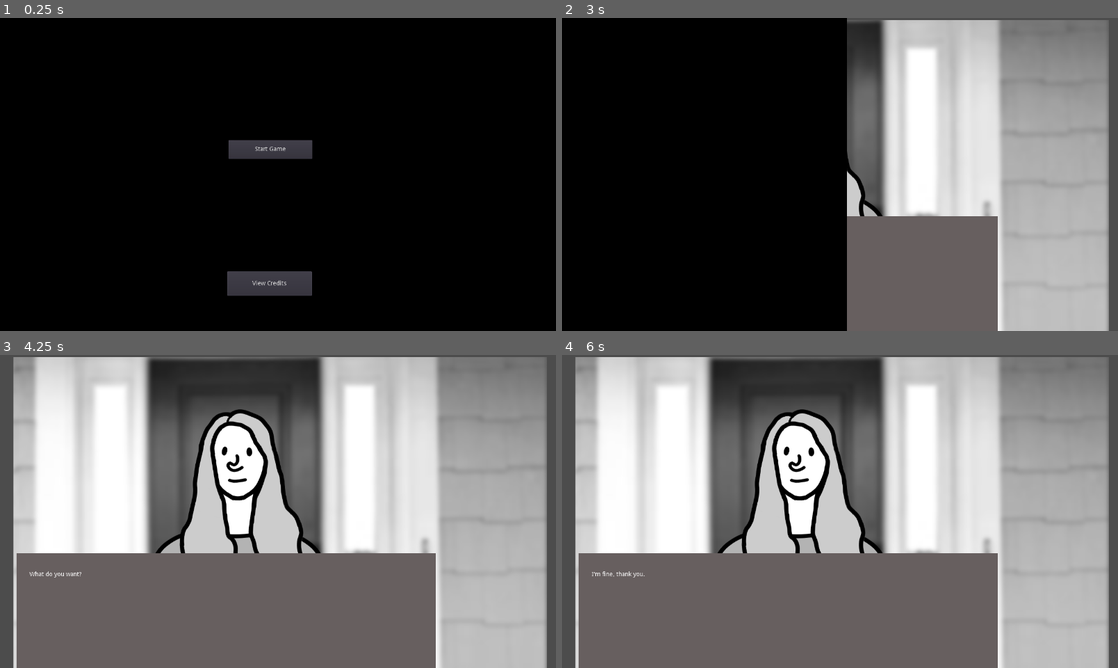
Above: before the commit, frames 1-4 (two rows, left to right).
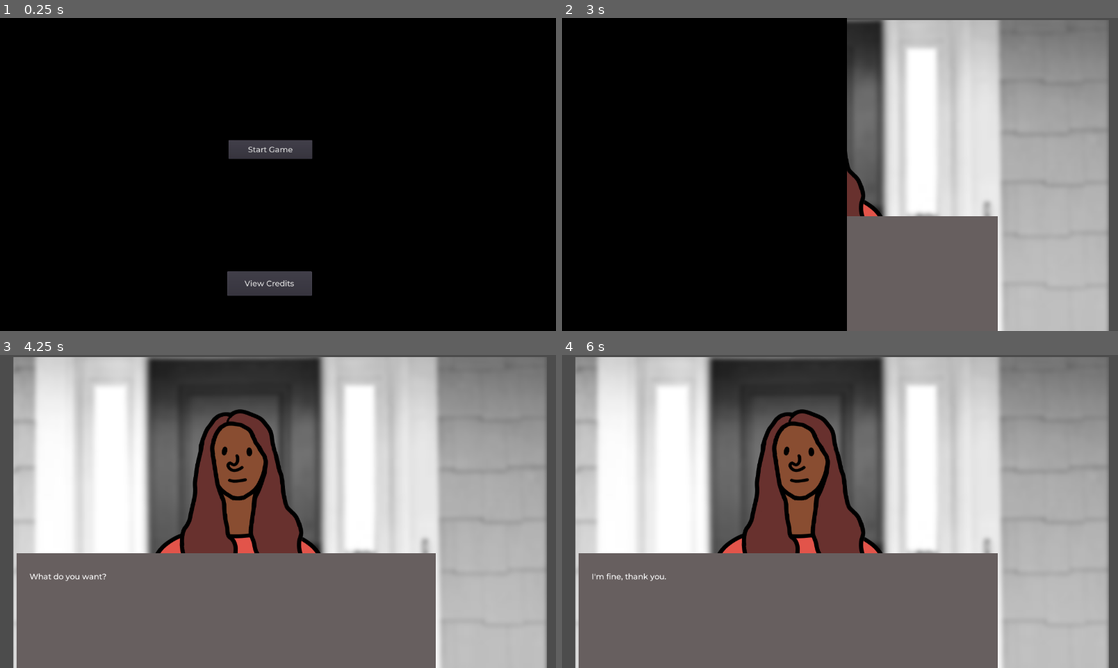
Above: after the commit, the same moments.

Repository: Feketelo/DycerLyfe-International-RenPy-
Game: Godot game, scene res://DycerLyfe.tscn
The game is run twice, just before and just after one commit, with the same random seed, the same clock (stepped at 60 frames per second) and the same inputs.
Inputs:
- Up to frame 1 (0.25 s): no input
- Up to frame 2 (3 s): click "Start Game" at 0.5 s; tap Enter (ui_accept) at 1.25, 1.52, 2, 2.27 s
- Up to frame 3 (4.25 s): tap Enter (ui_accept) at 3.77 s
- Up to frame 4 (6 s): tap Enter (ui_accept) at 4.25, 4.52, 5.75 s; click "Hello, how are you this eveni…" at 5 s

The runs differ from the first frame. In frame 1, 0.2% of the frame differs, in the area x 44-53%, y 41-86%; in frame 2, 0.4%; in frame 3, 6.1%, in the area x 5-57%, y 18-73%; in frame 4, 6.1%.

Commit message:
add random character portraits

Diff:
--- a/Controller.gd
+++ b/Controller.gd
@@ -15,6 +15,24 @@
 var points = 0
 var success_chance
 
+var characters = [
+	"res://Images/Customer_Models/Customer_Male_03b.png",
+	"res://Images/Customer_Models/Customer_Male_03a.png",
+	"res://Images/Customer_Models/Customer_Male_02c.png",
+	"res://Images/Customer_Models/Customer_Male_02b.png",
+	"res://Images/Customer_Models/Customer_Male_02a.png",
+	"res://Images/Customer_Models/Customer_Male_01c.png",
+	"res://Images/Customer_Models/Customer_Male_01b.png",
+	"res://Images/Customer_Models/Customer_Male_01a.png",
+	"res://Images/Customer_Models/Customer_Female_01a.png",
+	"res://Images/Customer_Models/Customer_Female_01b.png",
+	"res://Images/Customer_Models/Customer_Female_01c.png",
+	"res://Images/Customer_Models/Customer_Female_01d.png",
+	"res://Images/Customer_Models/Customer_Female_01e.png",
+	"res://Images/Customer_Models/Customer_Female_01f.png",
+	"res://Images/Customer_Models/Customer_Female_0ga.png"
+]
+
 func _ready():
 	#choose_scene()
 	pass
@@ -31,11 +49,9 @@
 
 func set_background_and_portrait():
 	var background_image = encounter_node.background_image
-	var character_portrait = encounter_node.character_portrait
 	var background_texture = load(background_image)
-	var character_texture = load(character_portrait)
 	get_parent().get_node("Background").texture = background_texture
-	get_parent().get_node("Humanoutline").texture = character_texture
+	set_character_random()
 
 func _process(delta):
 	if active:
@@ -167,3 +183,9 @@
 	scene_index += 1
 	set_background_and_portrait()
 	get_node("SwipeAnimation").play("Intro_transition")
+
+func set_character_random():
+	rng.randomize()
+	var index = rng.randi_range(0,characters.size())
+	var character_texture = load(characters[index])
+	get_parent().get_node("Humanoutline").texture = character_texture
--- a/DycerLyfe.tscn
+++ b/DycerLyfe.tscn
@@ -6,6 +6,7 @@
 [ext_resource path="res://Controller.gd" type="Script" id=4]
 [ext_resource path="res://Dialogue3.gd" type="Script" id=5]
 [ext_resource path="res://Sounds/knock1.mp3" type="AudioStream" id=6]
+[ext_resource path="res://Fonts/Montserrat-Medium.tres" type="DynamicFont" id=7]
 [ext_resource path="res://Dialogue2.gd" type="Script" id=8]
 
 [sub_resource type="Animation" id=1]
@@ -156,6 +157,7 @@
 margin_top = 42.0
 margin_right = 895.0
 margin_bottom = 73.0
+custom_fonts/normal_font = ExtResource( 7 )
 
 [node name="Tween" type="Tween" parent="Control/TextBox"]
 
@@ -165,6 +167,7 @@
 margin_top = 68.0
 margin_right = 770.0
 margin_bottom = 99.0
+custom_fonts/font = ExtResource( 7 )
 
 [node name="dialogue_option_2" type="Button" parent="Control/TextBox" groups=["dialogue_options"]]
 visible = false
@@ -172,6 +175,7 @@
 margin_top = 103.0
 margin_right = 773.0
 margin_bottom = 134.0
+custom_fonts/font = ExtResource( 7 )
 
 [node name="dialogue_option_3" type="Button" parent="Control/TextBox" groups=["dialogue_options"]]
 visible = false
@@ -179,6 +183,7 @@
 margin_top = 131.0
 margin_right = 758.0
 margin_bottom = 164.0
+custom_fonts/font = ExtResource( 7 )
 
 [node name="dialogue_option_4" type="Button" parent="Control/TextBox" groups=["dialogue_options"]]
 visible = false
@@ -186,6 +191,7 @@
 margin_top = 170.0
 margin_right = 772.0
 margin_bottom = 204.0
+custom_fonts/font = ExtResource( 7 )
 
 [node name="SwipeAnimation" type="AnimationPlayer" parent="Control"]
 anims/Intro_transition = SubResource( 1 )
@@ -224,6 +230,7 @@
 margin_top = 297.0
 margin_right = 742.0
 margin_bottom = 340.0
+custom_fonts/font = ExtResource( 7 )
 text = "Start Game"
 
 [node name="ShowCredits" type="Button" parent="StartScreen"]
@@ -231,6 +238,7 @@
 margin_top = 599.0
 margin_right = 741.0
 margin_bottom = 655.0
+custom_fonts/font = ExtResource( 7 )
 text = "View Credits"
 
 [node name="CreditsScreen" type="ColorRect" parent="."]
@@ -249,6 +257,7 @@
 margin_bottom = 145.0
 size_flags_horizontal = 0
 custom_colors/font_color = Color( 0.952941, 0.917647, 0.917647, 1 )
+custom_fonts/font = ExtResource( 7 )
 text = "Credits Page"
 align = 1
 
@@ -257,12 +266,14 @@
 margin_top = 50.0
 margin_right = 1016.0
 margin_bottom = 521.0
+custom_fonts/normal_font = ExtResource( 7 )
 
 [node name="CloseCreditsButton" type="Button" parent="CreditsScreen"]
 margin_left = 498.0
 margin_top = 586.0
 margin_right = 632.0
 margin_bottom = 621.0
+custom_fonts/font = ExtResource( 7 )
 text = "Close Credits"
 
 [connection signal="tween_completed" from="Control/TextBox/Tween" to="Control" method="_on_Tween_tween_completed"]
--- /dev/null
+++ b/Fonts/Montserrat-Medium.tres
@@ -0,0 +1,7 @@
+[gd_resource type="DynamicFont" load_steps=2 format=2]
+
+[ext_resource path="res://Fonts/Montserrat-Medium.ttf" type="DynamicFontData" id=1]
+
+[resource]
+size = 18
+font_data = ExtResource( 1 )
Not shown: 1 places in DycerLyfe.tscn that only renumber resources
Binary file added: Fonts/Montserrat-Medium.ttf
Binary file added: Images/Customer_Models/Customer_Female_01a.png
Not shown, added: Images/Customer_Models/Customer_Female_01a.png.import
Binary file added: Images/Customer_Models/Customer_Female_01b.png
Not shown, added: Images/Customer_Models/Customer_Female_01b.png.import
Binary file added: Images/Customer_Models/Customer_Female_01c.png
Not shown, added: Images/Customer_Models/Customer_Female_01c.png.import
Binary file added: Images/Customer_Models/Customer_Female_01d.png
Not shown, added: Images/Customer_Models/Customer_Female_01d.png.import
Binary file added: Images/Customer_Models/Customer_Female_01e.png
Not shown, added: Images/Customer_Models/Customer_Female_01e.png.import
(and 20 more such lines)
